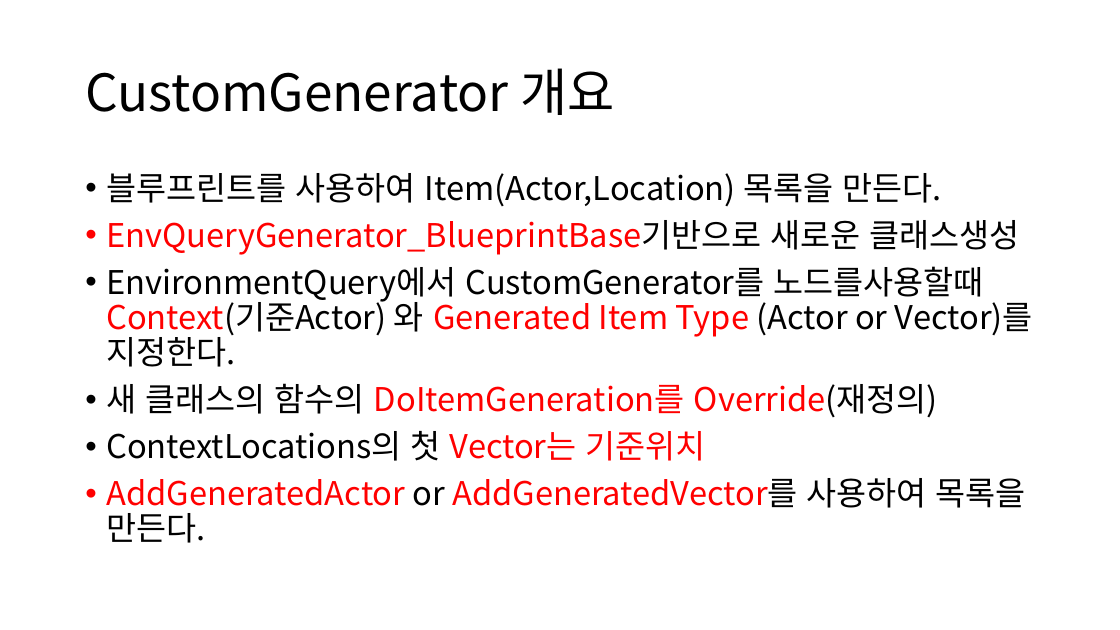
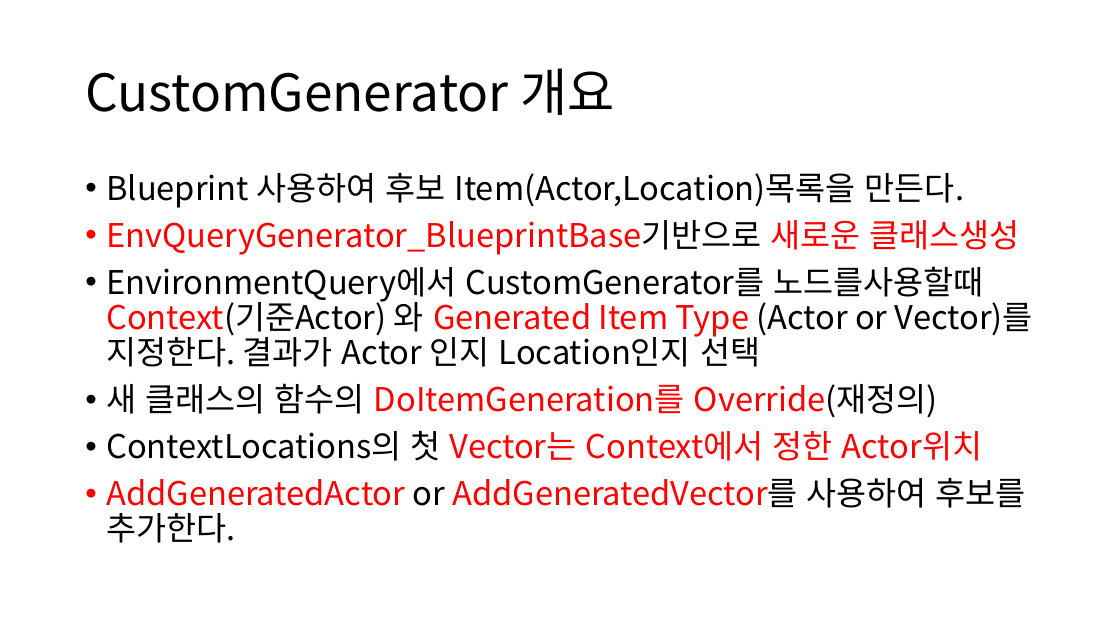
Before and after one commit to ldw9981/UE4_Blueprint, a slide deck: slide 41 of Day04/AI.pptx (slide 40 before the commit). Drawn at 1120x630 pixels with LibreOffice and Linux fonts; fonts in the diff are those of the drawing. Boxes give left, top, right and bottom in pixels: in the first picture for what was removed or moved away, otherwise in the second. Text is boxed around its words. In the diff, an @@ line names an element or a change of style, - is before the commit and + after.

Commit message:
spawn, random location

```diff
--- a/Day04/AI.pptx
+++ b/Day04/AI.pptx
@@ text at (x1=106, y1=172, x2=964, y2=208): text changed @@
-• 블루프린트를 사용하여 Item(Actor,Location) 목록을 만든다.
+• Blueprint 사용하여 후보 Item(Actor,Location)목록을 만든다.
@@ text at (x1=106, y1=220, x2=1020, y2=255): text colour #000000 to #FF0000 in "새로운 클래스생성" @@
@@ text at (x1=106, y1=266, x2=1033, y2=367): text changed @@
-• EnvironmentQuery에서 CustomGenerator를 노드를사용할때 Context(기준Actor) 와 Generated Item Type (Actor or Vector)를 지정한다.
+• EnvironmentQuery에서 CustomGenerator를 노드를사용할때 Context(기준Actor) 와 Generated Item Type (Actor or Vector)를 지정한다. 결과가 Actor 인지 Location인지 선택
@@ text at (x1=106, y1=431, x2=1026, y2=543): text changed @@
-• ContextLocations의 첫 Vector는 기준위치
-• AddGeneratedActor or AddGeneratedVector를 사용하여 목록을 만든다.
+• ContextLocations의 첫 Vector는 Context에서 정한 Actor위치
+• AddGeneratedActor or AddGeneratedVector를 사용하여 후보를 추가한다.
```
Also in this commit, not shown: 4 other slides changed, 2 slides added, 1 slide removed, 10 other files.
